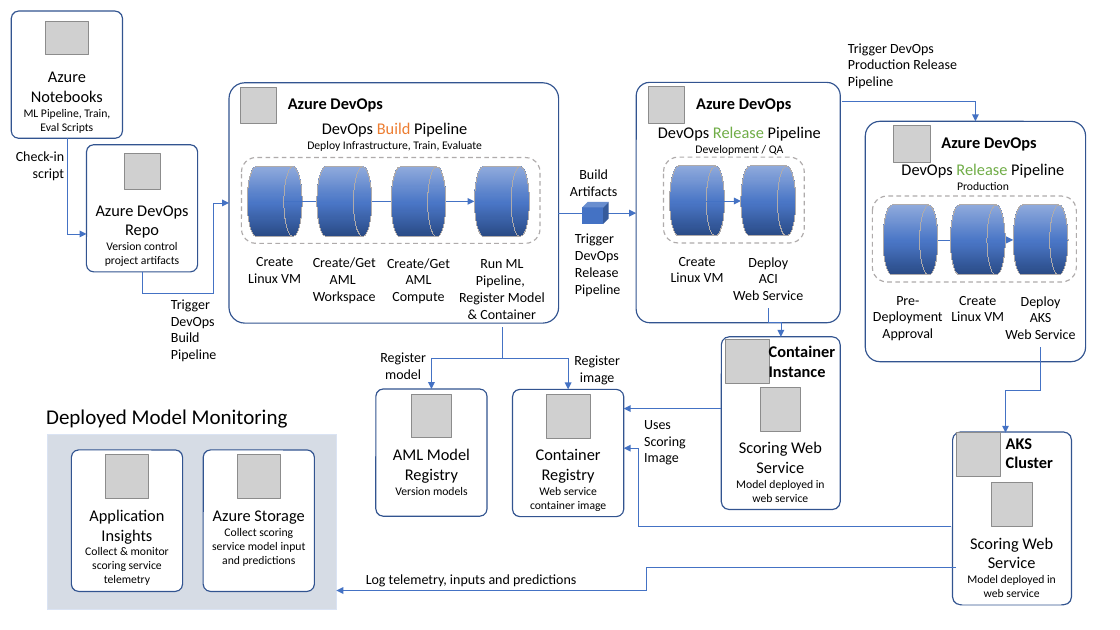
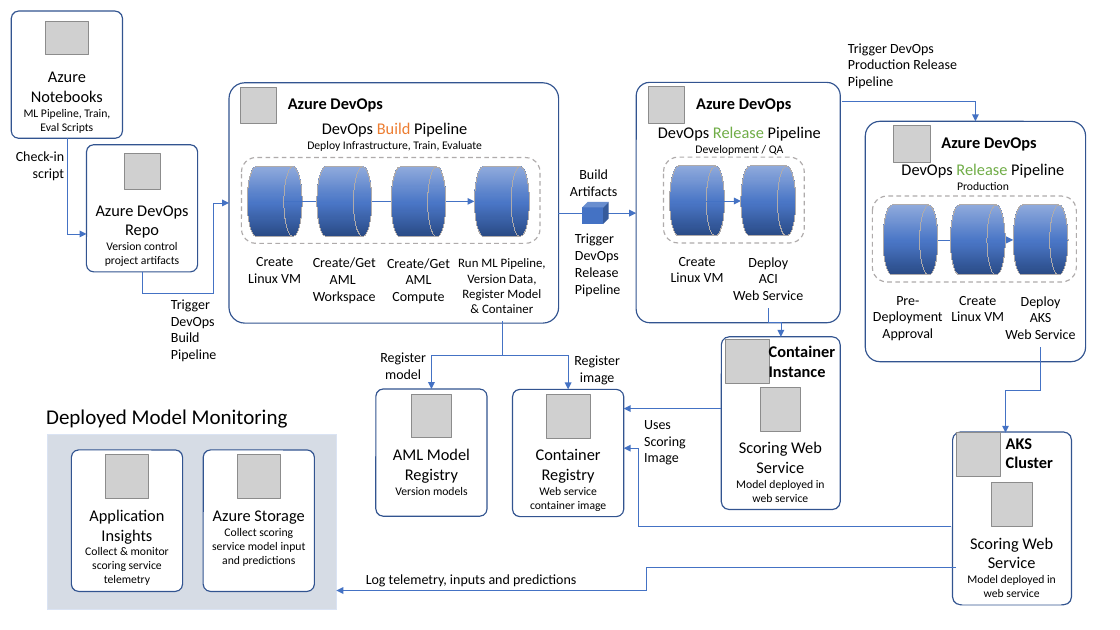
Before and after one commit to tiagoh/MCW-ML-Ops-1Day, a slide deck: slide 1 of Media/Diagrams.pptx. Drawn at 1120x630 pixels with LibreOffice and Linux fonts; fonts in the diff are those of the drawing; grey boxes stand for pictures. Boxes give left, top, right and bottom in pixels: in the first picture for what was removed or moved away, otherwise in the second. Text is boxed around its words. In the diff, an @@ line names an element or a change of style, - is before the commit and + after.

```diff
--- a/Media/Diagrams.pptx
+++ b/Media/Diagrams.pptx
@@ text at (x1=458, y1=258, x2=546, y2=313): text changed; size 12 to 11 pt @@
-Run ML Pipeline,
-Register Model & Container
+Run ML Pipeline,
+Version Data,
+Register Model & Container
@@ elbow arrow moved from (502, 327) - (432, 389) to (502, 322) - (432, 389) @@
@@ elbow arrow moved from (502, 327) - (568, 390) to (502, 322) - (568, 390) @@
```
Also in this commit, not shown: 1 slide added, 6 other files.
